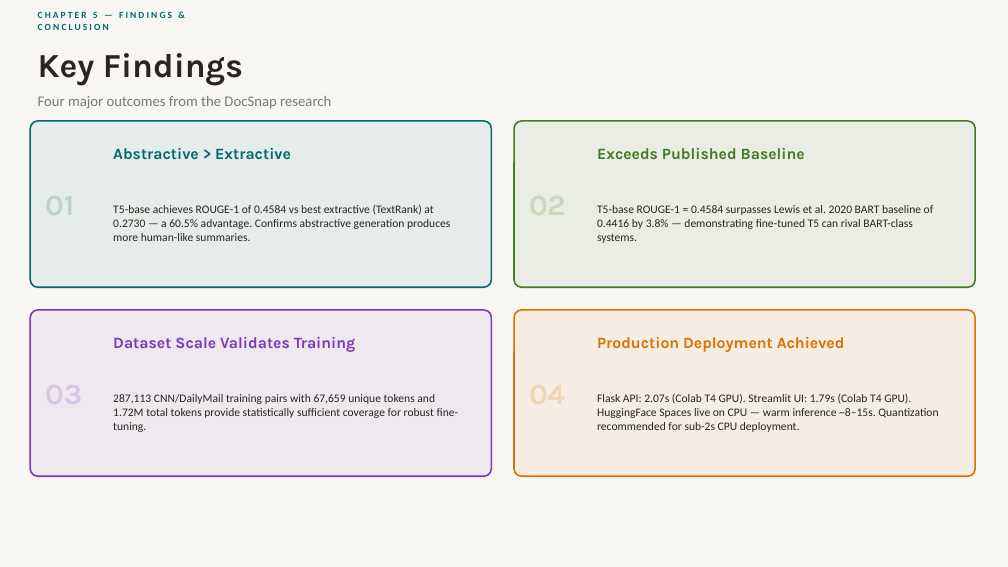
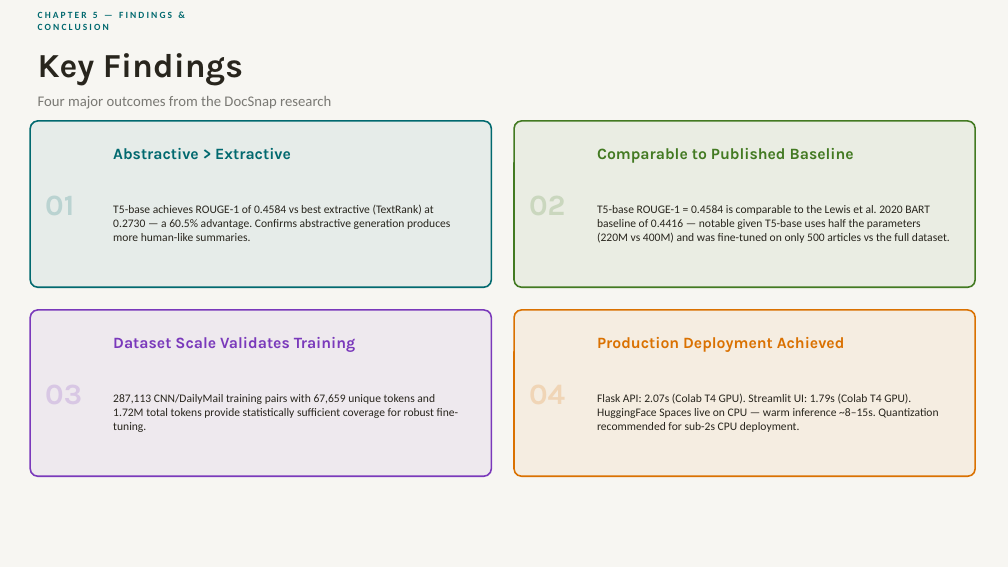
Before and after one commit to CNShivani7/DocSnap-Intelligent-Summarization, a slide deck: slide 15 of DocSnap_Presentation.pptx. Drawn at 1008x567 pixels with LibreOffice and Linux fonts; fonts in the diff are those of the drawing. Boxes give left, top, right and bottom in pixels: in the first picture for what was removed or moved away, otherwise in the second. Text is boxed around its words. In the diff, an @@ line names an element or a change of style, - is before the commit and + after.

Commit message:
Fix BART claim and H1 wording in PPT
- 'exceeds BART by 3.8%' → 'comparable to BART baseline'
- '+3.8%' stat card → '~Parity / Comparable to BART baseline'
- 'H1 conclusive' → 'strongly supports H1'
- NLP timeline DocSnap entry updated to reflect fair comparison context
- Subtitle on ROUGE slide updated to 'comparable to BART baseline'

```diff
--- a/DocSnap_Presentation.pptx
+++ b/DocSnap_Presentation.pptx
@@ text at (597, 148, 854, 163): text changed @@
-Exceeds Published Baseline
+Comparable to Published Baseline
@@ text at (597, 205, 950, 243): text changed @@
-T5-base ROUGE-1 = 0.4584 surpasses Lewis et al. 2020 BART baseline of 0.4416 by 3.8% — demonstrating fine-tuned T5 can rival BART-class systems.
+T5-base ROUGE-1 = 0.4584 is comparable to the Lewis et al. 2020 BART baseline of 0.4416 — notable given T5-base uses half the parameters (220M vs 400M) and was fine-tuned on only 500 articles vs the full dataset.
```
Also in this commit, not shown: 7 other slides changed.
